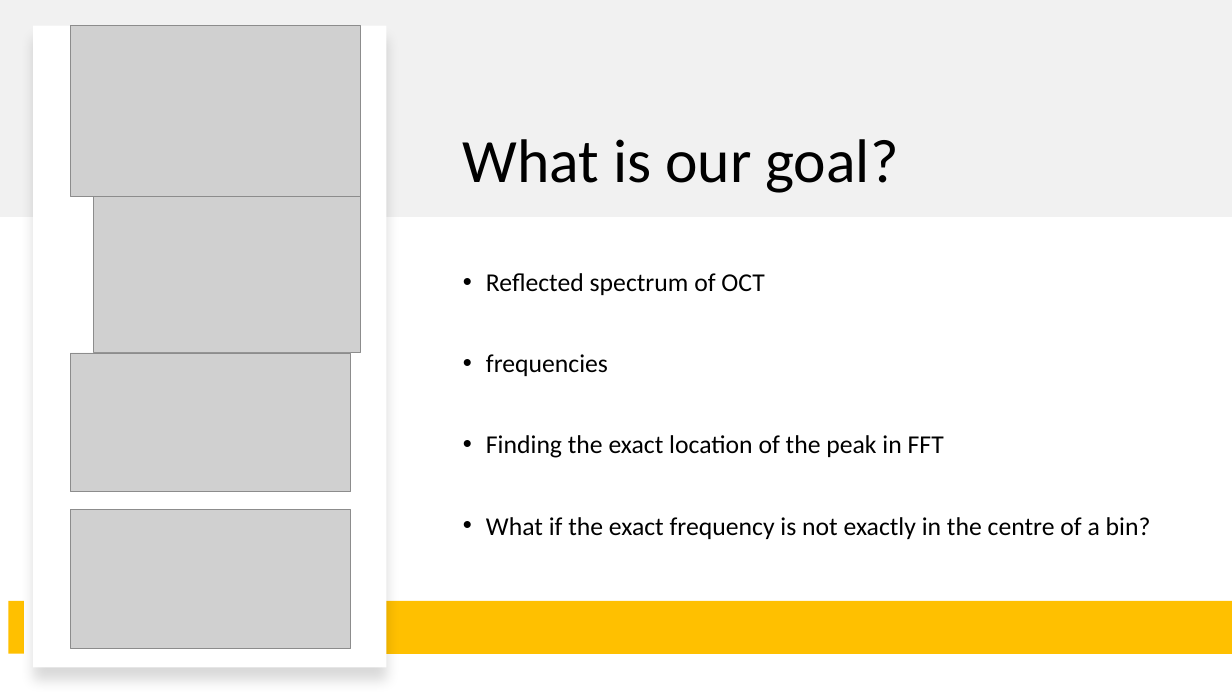
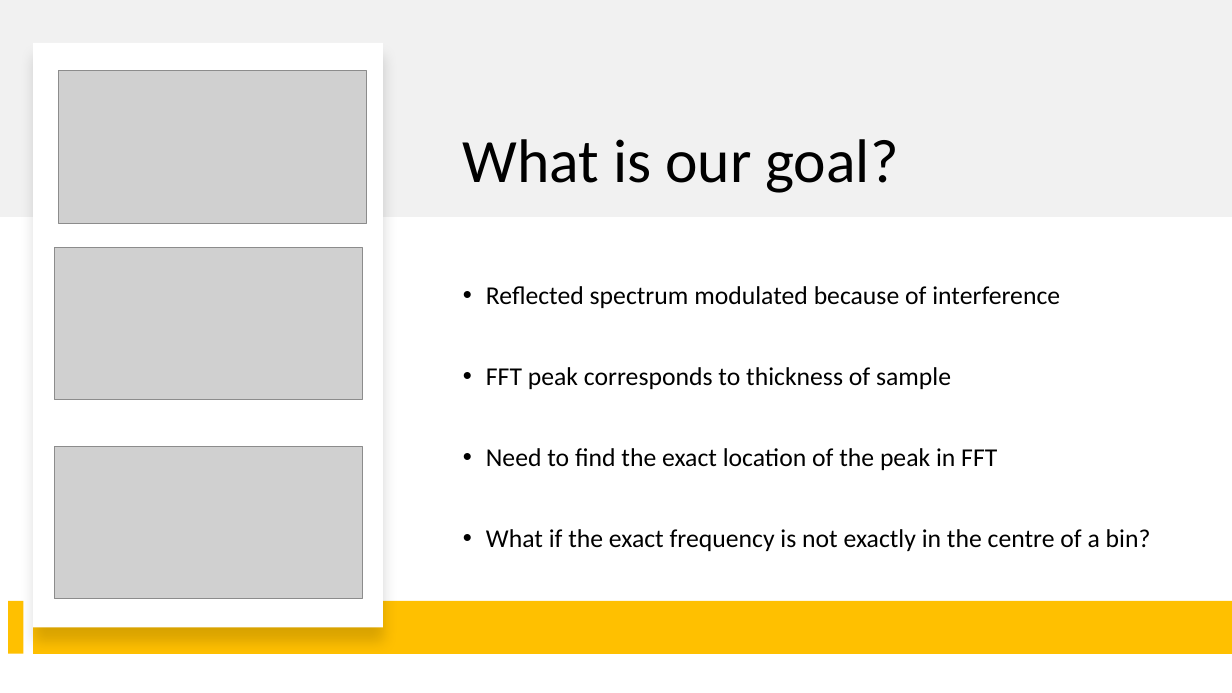
Before and after one commit to Sibeng32/Saban-Caliskan-Fourier-Analysis, a slide deck: slide 4 of Verbeterde Powerpoint Fourier Analysis 2.pptx. Drawn at 1232x693 pixels with LibreOffice and Linux fonts; fonts in the diff are those of the drawing; grey boxes stand for pictures. Boxes give left, top, right and bottom in pixels: in the first picture for what was removed or moved away, otherwise in the second. Text is boxed around its words. In the diff, an @@ line names an element or a change of style, - is before the commit and + after.

```diff
--- a/Verbeterde Powerpoint Fourier Analysis 2.pptx
+++ b/Verbeterde Powerpoint Fourier Analysis 2.pptx
@@ rectangle: place and size @@
-rectangle at (33,26,386,668)
+rectangle at (33,43,384,627)
@@ picture: place and size @@
-picture at (70,26,360,197)
+picture at (59,71,367,224)
@@ picture removed at (93,190,360,353) @@
@@ picture added at (55,248,362,400) @@
@@ text "Reflected spectrum modulated because of ..." at (486,286,1151,551): vertical alignment top to middle @@
@@ text at (486,286,1060,470): text changed @@
-• Reflected spectrum of OCT
-• frequencies
-• Finding the exact location of the peak in FFT
+• Reflected spectrum modulated because of interference
+• FFT peak corresponds to thickness of sample
+• Need to find the exact location of the peak in FFT
@@ picture removed at (70,353,351,492) @@
@@ picture added at (55,446,362,599) @@
@@ picture removed at (70,509,351,648) @@
```
Also in this commit, not shown: 5 other slides changed.
